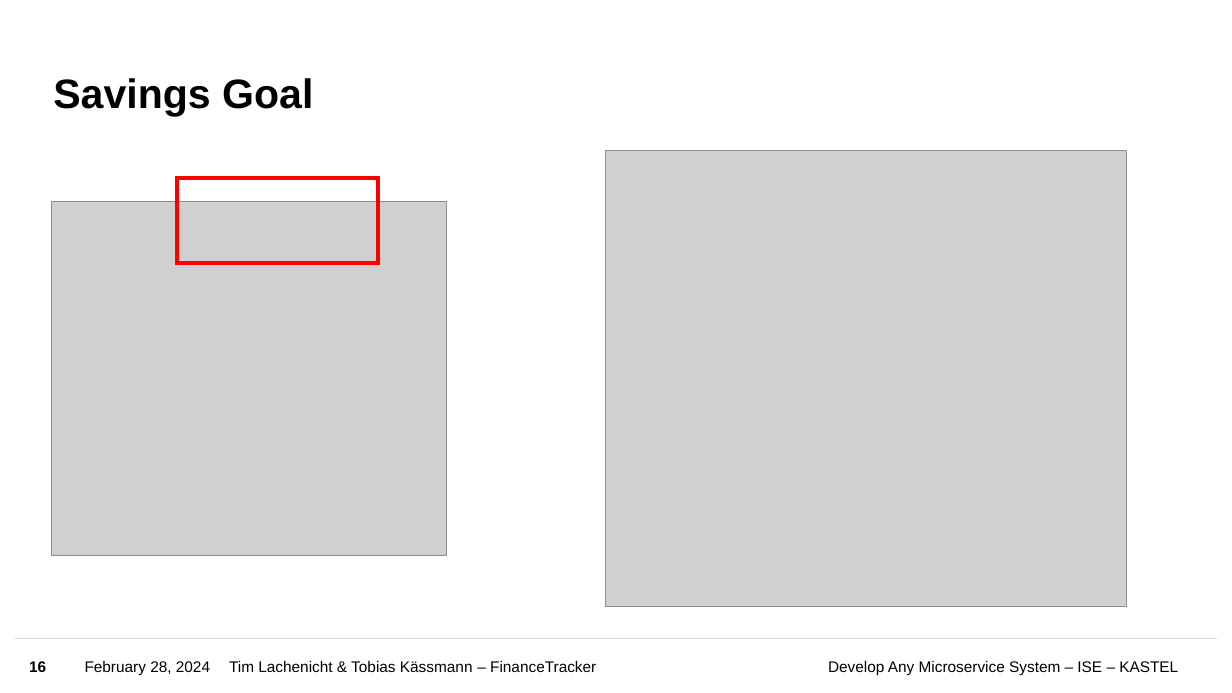
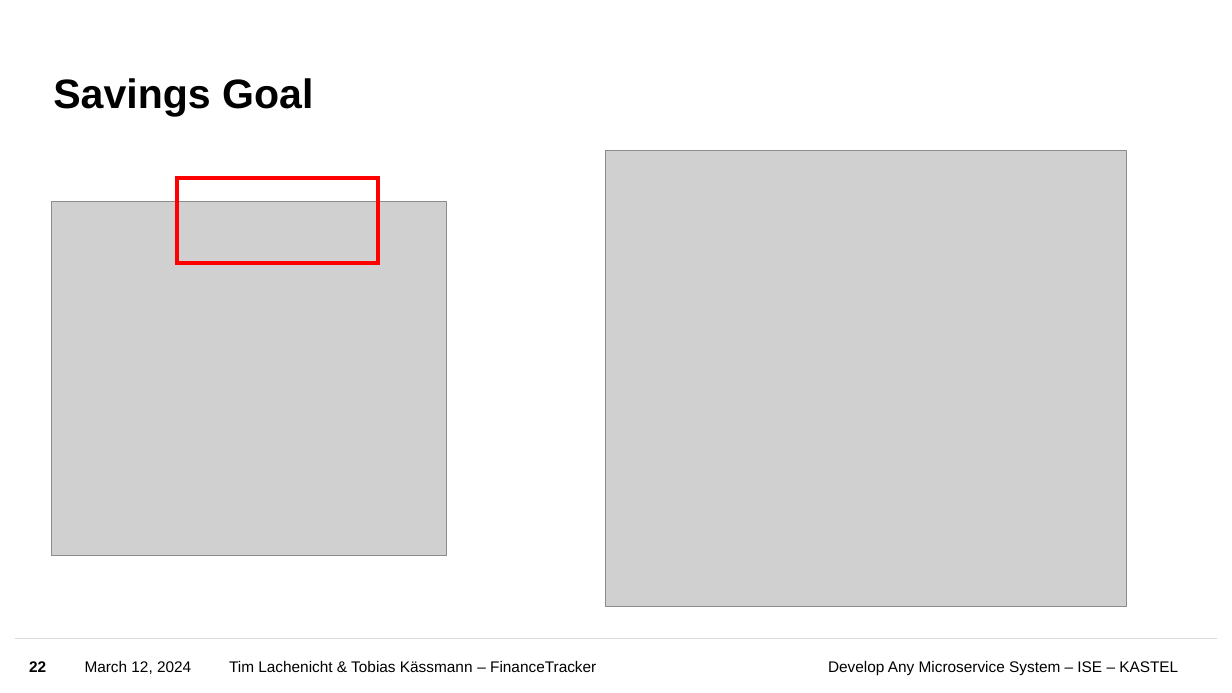
Before and after one commit to Uinyw/financetracker, a slide deck: slide 22 of Slides.pptx (slide 16 before the commit). Drawn at 1232x693 pixels with LibreOffice and Linux fonts; fonts in the diff are those of the drawing; grey boxes stand for pictures; background and template pictures are left out. Boxes give left, top, right and bottom in pixels: in the first picture for what was removed or moved away, otherwise in the second. Text is boxed around its words. In the diff, an @@ line names an element or a change of style, - is before the commit and + after.

```diff
--- a/Slides.pptx
+++ b/Slides.pptx
@@ page number at [29,661,46,672]: text changed @@
-16
+22
@@ text at [85,661,191,674]: text changed @@
-February 28, 2024
+March 12, 2024
```
Also in this commit, not shown: 10 other slides changed, 22 slides added, 9 slides removed.
